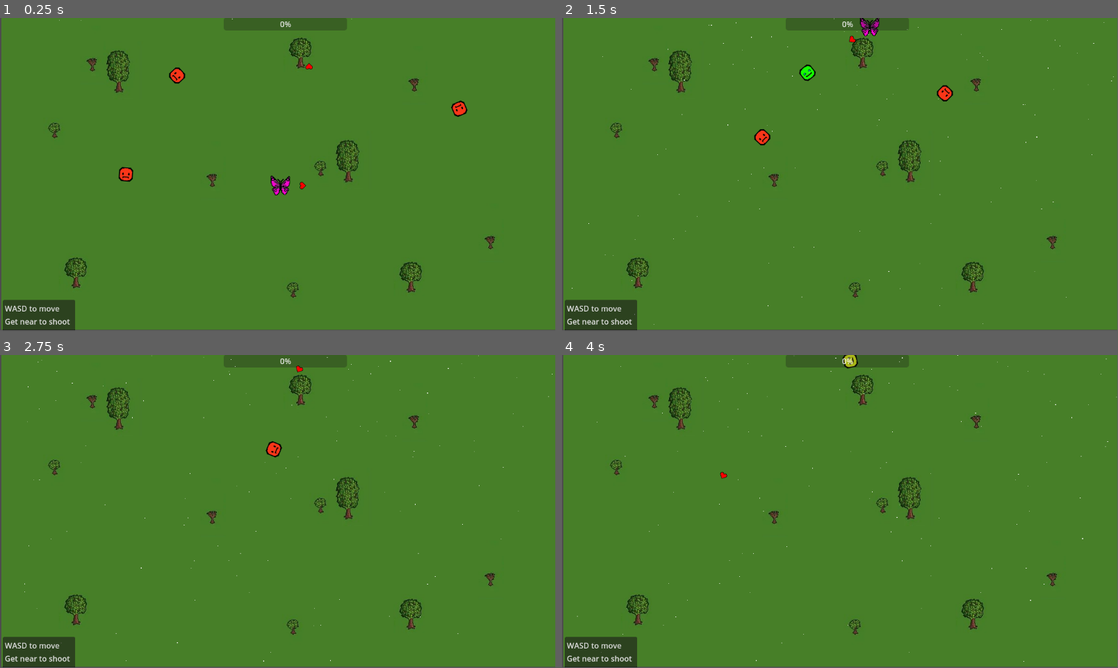
Above: before the commit, frames 1-4 (two rows, left to right).
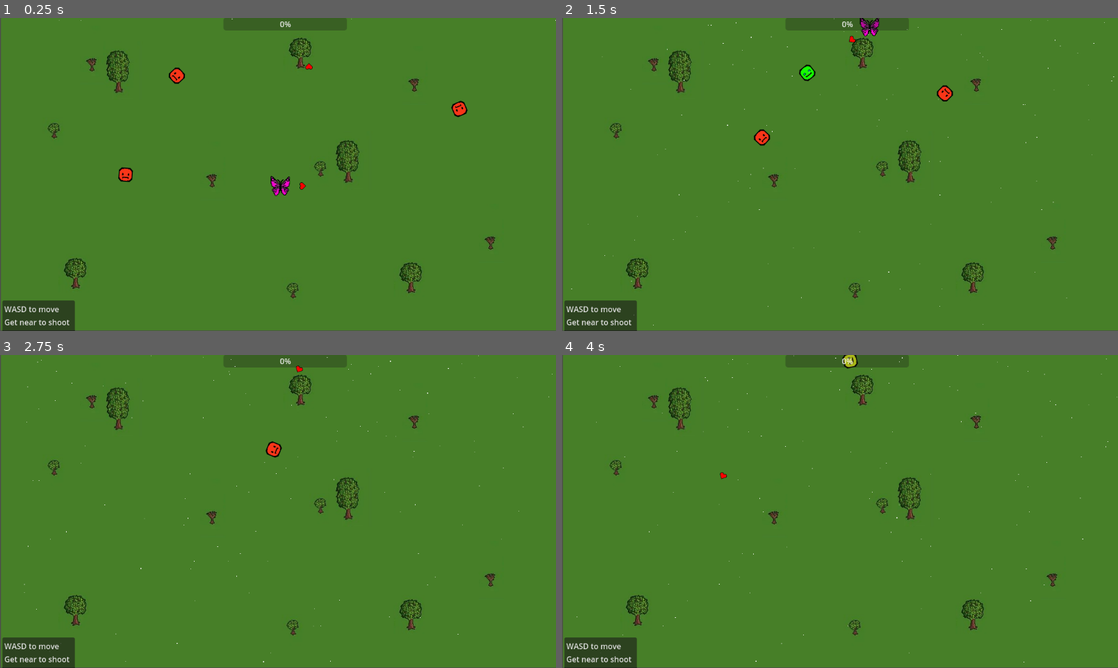
Above: after the commit, the same moments.

Repository: Robertas-Ba/joymakerGame
Game: Godot game, scene res://map.tscn
Two runs of this game, one before a commit and one after it. Both use one fixed random seed, a clock stepped at 60 frames per second and the inputs below.
Inputs:
- Up to frame 1 (0.25 s): no input
- Up to frame 2 (1.5 s): hold W (move_up) 0.53-1.28 s; tap D (move_rigth) at 0.6, 1.35 s; hold S (move_down) from 1.28 s (still down)
- Up to frame 3 (2.75 s): release S (move_down) at 2.03 s; hold W (move_up) from 2.03 s (still down); tap D (move_rigth) at 2.1 s
- Up to frame 4 (4 s): tap D (move_rigth) at 2.85, 3.6 s; release W (move_up) at 3.53 s; hold A (move_left) from 3.53 s (still down)
The window is 799x449 before the commit and 800x450 after it. Grey fills any space a smaller window leaves; there, only what the larger window draws over its background counts as a difference.

The runs differ from the first frame. In frame 1, 1.5% of the frame differs, in the area x 0-100%, y 0-100%; in frame 2, 1.4%; in frame 3, 1.3%; in frame 4, 1.3%.

Commit message:
setting changes

Diff:
--- a/project.godot
+++ b/project.godot
@@ -18,8 +18,8 @@
 [display]
 
 window/size/mode=2
+window/stretch/mode="canvas_items"
 window/stretch/scale_mode="integer"
-window/vsync/vsync_mode=0
 
 [input]
 
--- a/rain.tscn
+++ b/rain.tscn
@@ -25,4 +25,4 @@
 scale_amount_max = 1.2
 
 [node name="Camera2D" type="Camera2D" parent="."]
-position = Vector2(576, 323)
+position = Vector2(577, 323)
